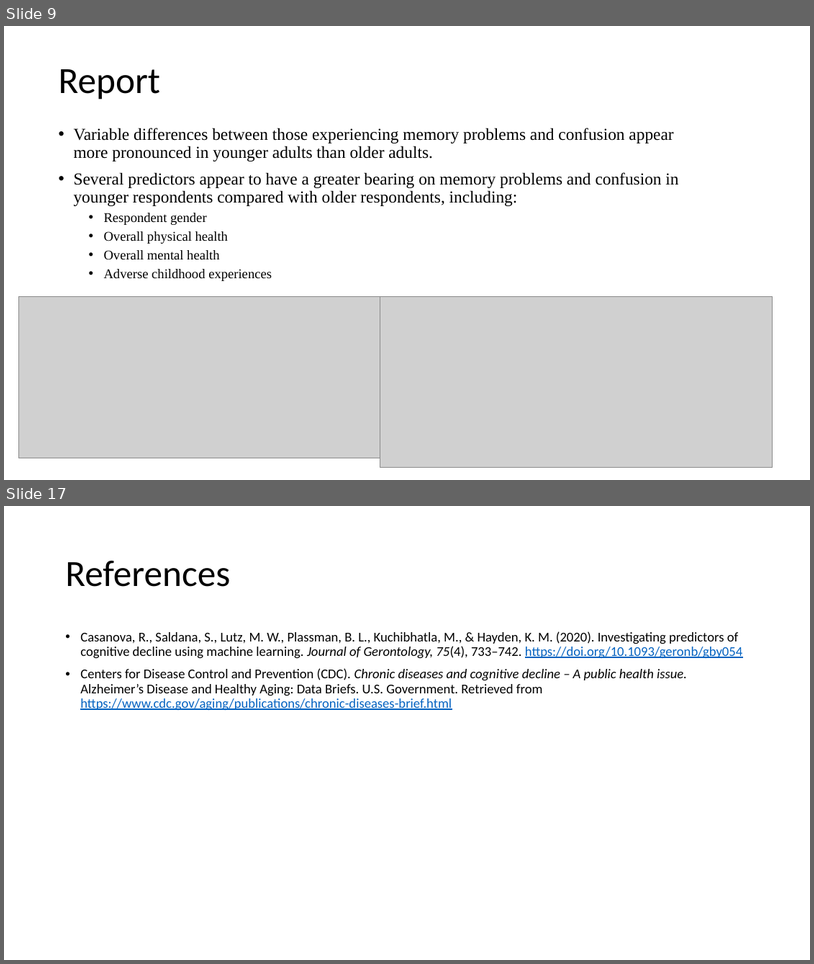
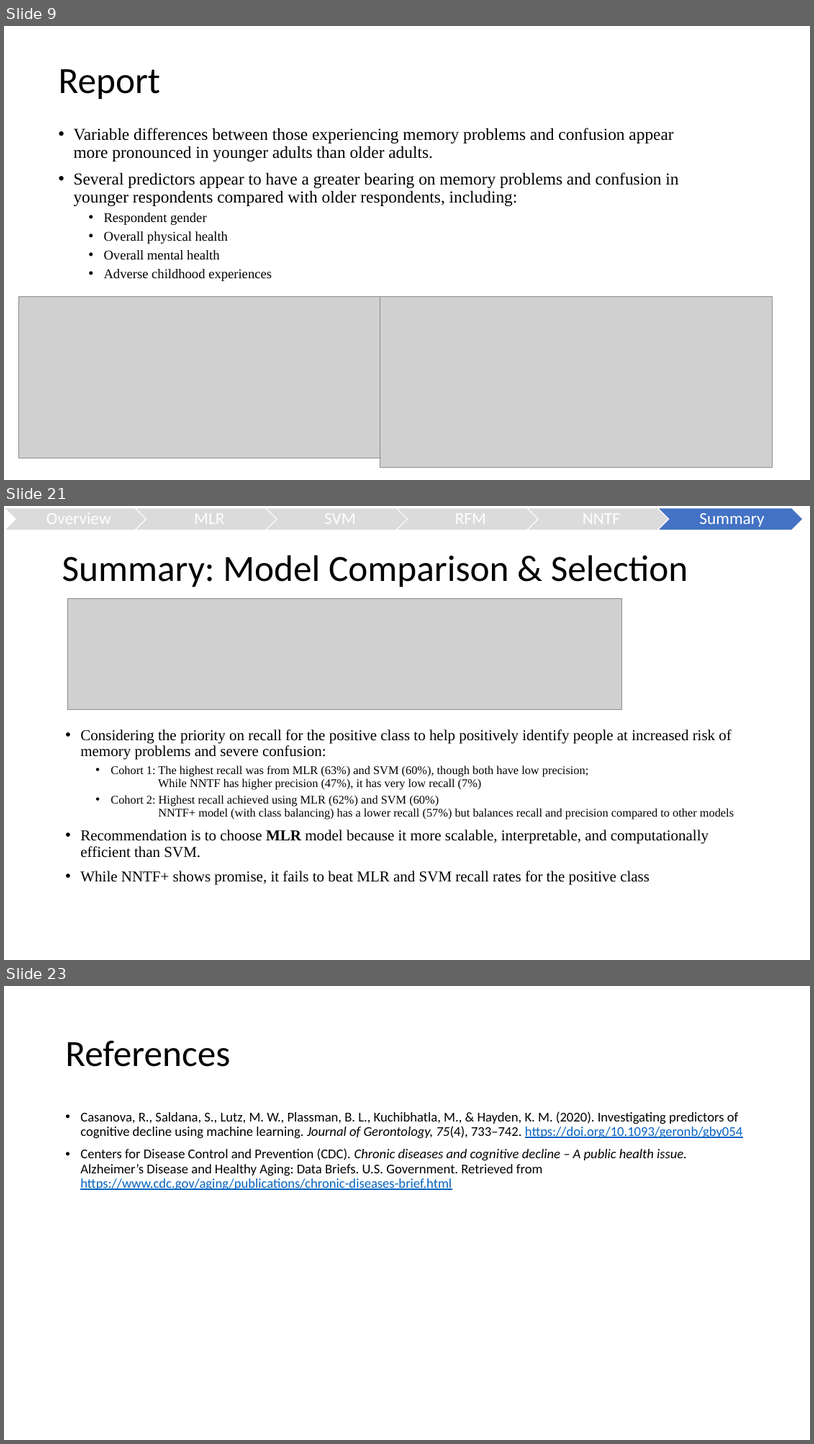
Before and after one commit to jfisher43/ana500, a slide deck: FisherJ_ANA500_Micro-Project_template.pptx. Shown one above the other, each under a label of ours: slides 9 and 17 before the commit, slides 9, 21 and 23 after it; the slides between them are not shown. The pictures are 814x964 and 814x1444 pixels, drawn with LibreOffice and Linux fonts; fonts in the diff are those of the drawing; grey boxes stand for pictures. Boxes give left, top, right and bottom in pixels: in the first picture for what was removed or moved away, otherwise in the second. Text is boxed around its words. In the diff, an @@ line names an element or a change of style, - is before the commit and + after.

```diff
--- a/FisherJ_ANA500_Micro-Project_template.pptx
+++ b/FisherJ_ANA500_Micro-Project_template.pptx
@@ slide 21 added at <box>4,506,810,960</box>, background #FFFFFF @@
@@ group added at <box>5,508,803,530</box>: 6 chevrons, 6 texts @@
+Overview
+MLR
+SVM
+RFM
+NNTF
+Summary
@@ title added at <box>62,555,689,587</box>, 44 pt, text #000000 @@
+Summary: Model Comparison & Selection
@@ picture added at <box>67,599,622,709</box> @@
@@ text added at <box>80,729,734,885</box>, 18 pt, text #000000 @@
+• Considering the priority on recall for the positive class to help positively identify people at increased risk of memory problems and severe confusion:
+  • Cohort 1: The highest recall was from MLR (63%) and SVM (60%), though both have low precision;
+    While NNTF has higher precision (47%), it has very low recall (7%)
+  • Cohort 2: Highest recall achieved using MLR (62%) and SVM (60%)
+    NNTF+ model (with class balancing) has a lower recall (57%) but balances recall and precision compared to other models
+• Recommendation is to choose MLR model because it more scalable, interpretable, and computationally efficient than SVM.
+• While NNTF+ shows promise, it fails to beat MLR and SVM recall rates for the positive class
@@ what was slide 17 is now slide 23 @@
```
Also in this commit, not shown: 12 slides changed, 6 other slides added, 1 slide removed, 3 other files.
